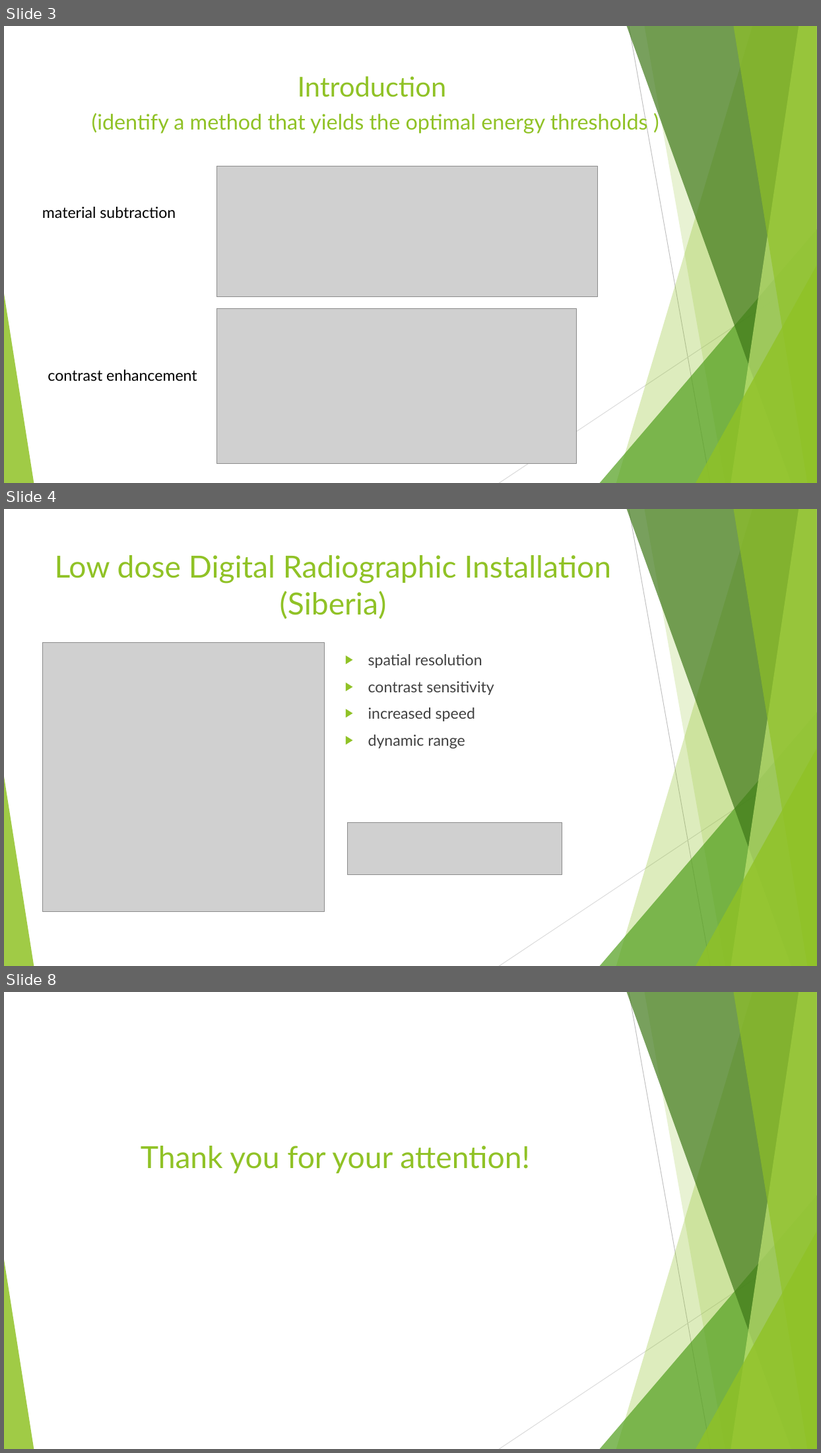
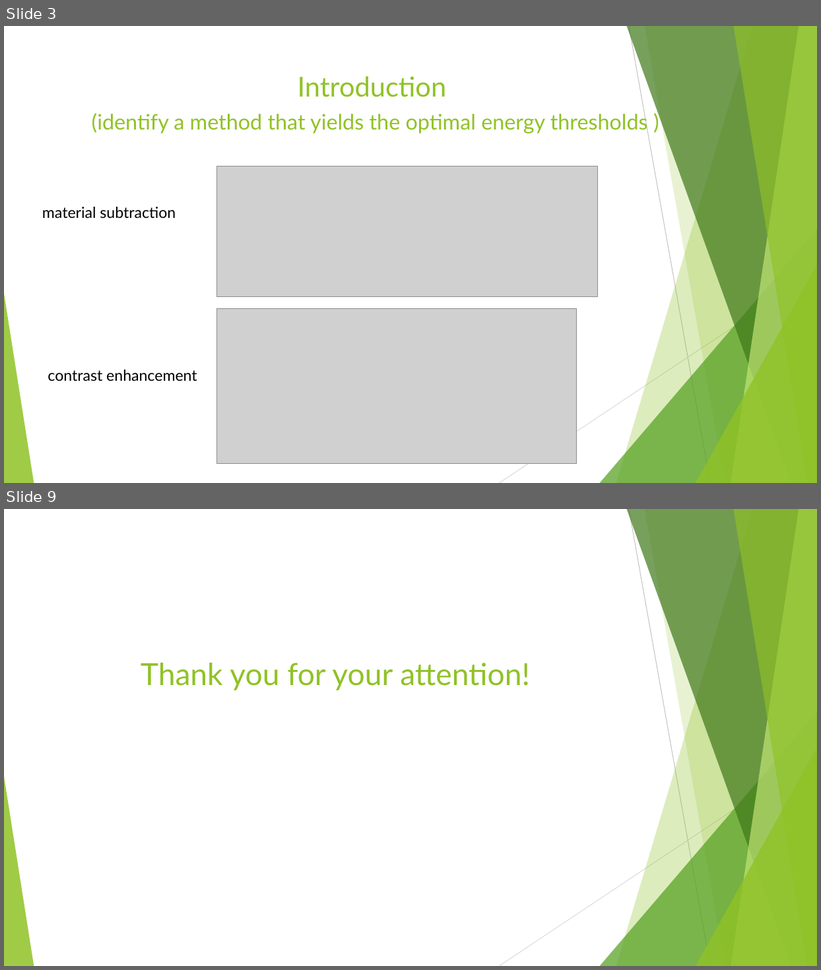
Before and after one commit to Vlad-ole/Presentations, a slide deck: Referencing/Referencing.pptx. Shown one above the other, each under a label of ours: slides 3, 4 and 8 before the commit, slides 3 and 9 after it; the slides between them are not shown. The pictures are 821x1453 and 821x970 pixels, drawn with LibreOffice and Linux fonts; fonts in the diff are those of the drawing; grey boxes stand for pictures. Boxes give left, top, right and bottom in pixels: in the first picture for what was removed or moved away, otherwise in the second. Text is boxed around its words. In the diff, an @@ line names an element or a change of style, - is before the commit and + after.

```diff
--- a/Referencing/Referencing.pptx
+++ b/Referencing/Referencing.pptx
@@ slide 4 removed at [4,509,817,966], background #FFFFFF; not listed: 10 template elements that a slide beside it also shows @@
@@ title removed at [55,555,612,619] @@
-Low dose Digital Radiographic Installation (Siberia)
@@ picture removed at [43,643,324,913] @@
@@ text removed at [368,654,494,749] @@
-▶ spatial resolution
-▶ contrast sensitivity
-▶ increased speed
-▶ dynamic range
@@ picture removed at [348,823,562,875] @@
@@ what was slide 8 is now slide 9 @@
```
Also in this commit, not shown: 2 slides changed, 5 slides added, 3 other slides removed, 16 other files.
